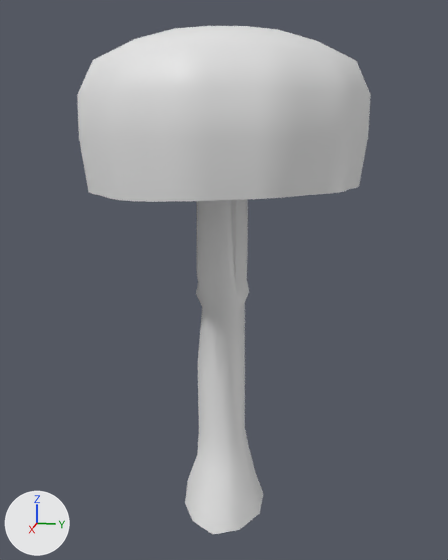
A saved change to the OBJ model SourceCode/Assets/LevelAssets/O_JungleWorldTree_d.obj.
Before and after are seen from a camera (50 mm lens) standing at (294.0, 63.0, 55.0) and looking at (0.0, 4.0, -18.0). The axes (+X, +Y, +Z) are drawn at lower left. The lights are the same throughout. Where no turn or scale is listed for an object, it has been applied to the vertices.

Script lines for the objects in view, before the commit:
```python
me_o_jungleworldtree_d = bpy.data.meshes.new('O_JungleWorldTree_d')
me_o_jungleworldtree_d.from_pydata(...)  # 331 vertices, 294 faces; spans x -66.0..67.0, y -63.0..70.0, z -141.0..99.0
ob_o_jungleworldtree_d = bpy.data.objects.new('O_JungleWorldTree_d', me_o_jungleworldtree_d)
ob_o_jungleworldtree_d.location = (0.0, 0.0, 0.0)
```
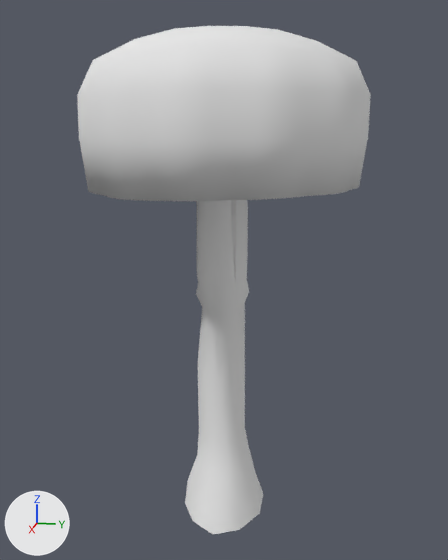
The newer file is also rescaled (x0.445), turned or shifted as a whole; pictures and numbers use the older file's frame.

Where the change shows, as pixel boxes (x1, y1, x2, y2) in the pictures (448 x 560 px):
part 1 of me_o_jungleworldtree_d, built on
    before: (79, 138, 103, 196)
    after: (79, 138, 103, 195)

What changed in the scene script:
```text
Add mat_o_jungleworldtree_ctree_thick___tall:
    mat_o_jungleworldtree_ctree_thick___tall = principled_material('_O_JungleWorldTree_cTree_Thick___Tall')
    mat_o_jungleworldtree_ctree_thick___tall.base_color = (0.8, 0.8, 0.8)  # white #e7e7e7
    mat_o_jungleworldtree_ctree_thick___tall.roughness = 1.0
Change me_o_jungleworldtree_d:
    used by ob_o_jungleworldtree_d; location = (0.0, 0.0, 0.0)
    remove me_o_jungleworldtree_d.from_pydata(...)  # 331 vertices, 294 faces; spans x -66.0..67.0, y -63.0..70.0, z -141.0..99.0
    add me_o_jungleworldtree_d.from_pydata(...)  # 332 vertices, 342 faces; spans x -66.0..67.0, y -63.0..70.0, z -141.0..99.0
    me_o_jungleworldtree_d part 1
    5 vertices are removed from x -61.0..39.0, y -51.0..-4.0, z 27.0
    8 faces are deleted
    6 vertices are added at (33.0, -51.0, 28.0), (-37.0, -46.0, 28.0), (-31.0, -51.0, 28.0), (39.0, -46.0, 28.0), (-61.0, -4.0, 28.0), (1.0, 4.0, 35.0)
    56 new faces join them
    add me_o_jungleworldtree_d.materials.append(mat_o_jungleworldtree_ctree_thick___tall)  # white #e7e7e7
```
